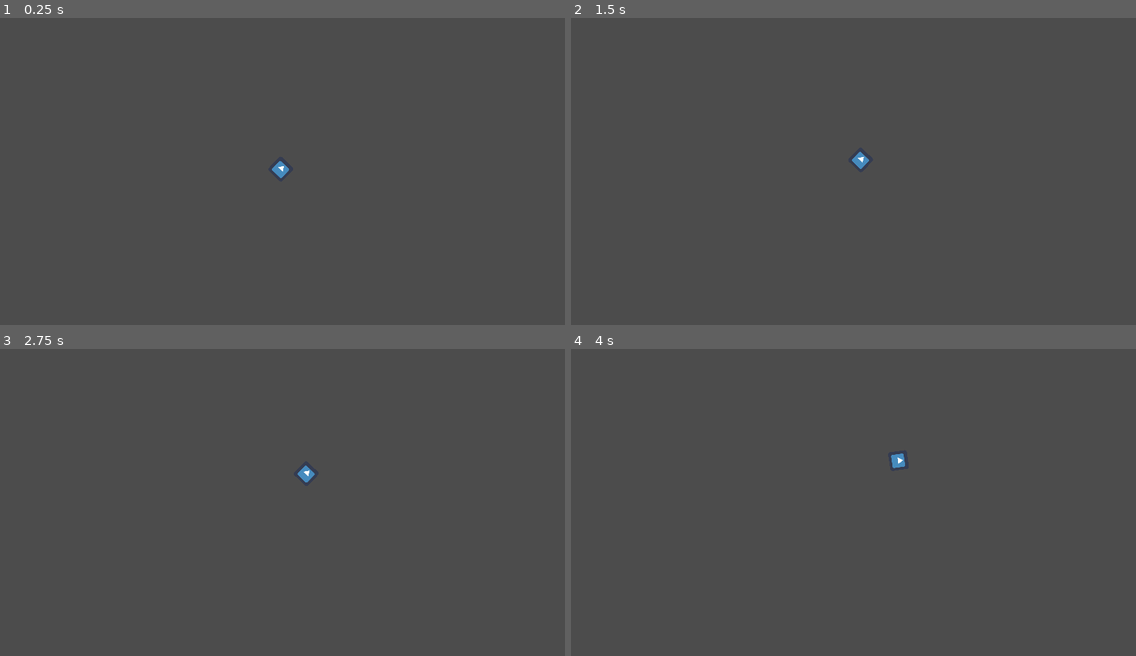
Above: before the commit, frames 1-4 (two rows, left to right).
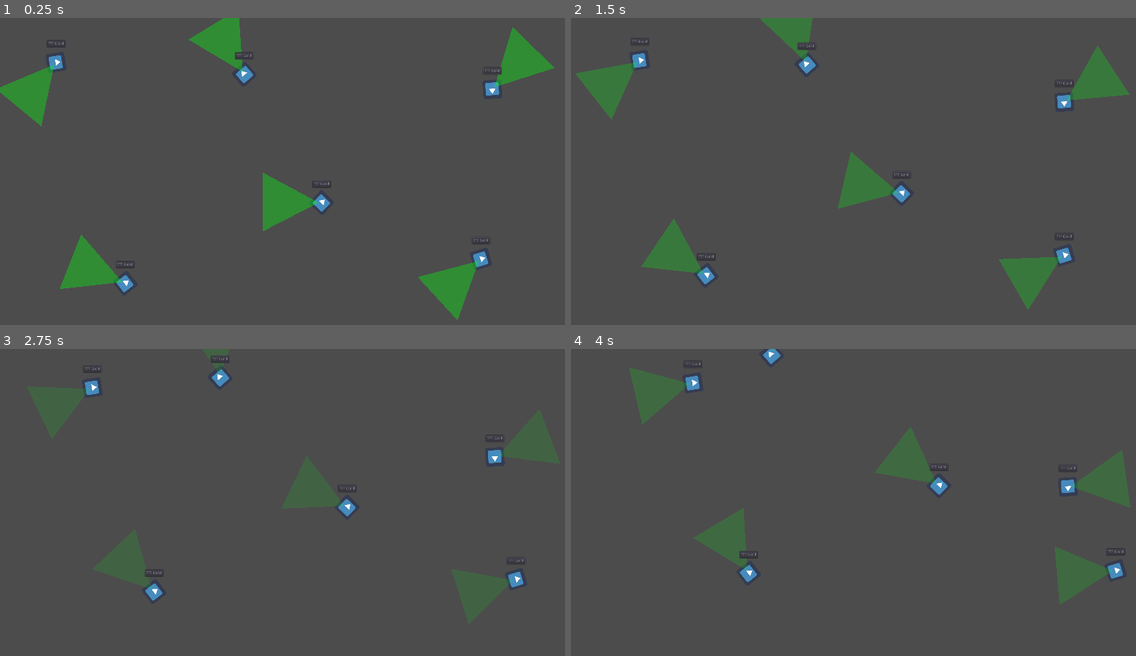
Above: after the commit, the same moments.

Repository: dekaravanhoc/3m5-gamejam9-pingelrietz
Game: Godot game, scene res://src/level/level.tscn
Two runs of this game, one before a commit and one after it. Both use one fixed random seed, a clock stepped at 60 frames per second and the inputs below. Before the commit the project starts from res://level/level.tscn. The engine's default icon, where the game draws it, is replaced by a stand-in: a white triangle on a blue panel in a dark square.
Inputs:
- Up to frame 1 (0.25 s): no input
- Up to frame 2 (1.5 s): hold Right (move_right, bound only before the commit) 0.53-1.28 s; hold S (move_down, bound only before the commit) from 1.28 s (still down)
- Up to frame 3 (2.75 s): release S (move_down, bound only before the commit) at 2.03 s; hold Right (move_right, bound only before the commit) from 2.03 s (still down)
- Up to frame 4 (4 s): release Right (move_right, bound only before the commit) at 2.78 s; hold W (move_up, bound only before the commit) 2.78-3.53 s; hold A (move_left, bound only before the commit) from 3.53 s (still down)

The runs differ from the first frame. In frame 1, 6.3% of the frame differs, in the area x 0-99%, y 0-99%; in frame 2, 6.0%; in frame 3, 0.9%; in frame 4, 5.3%.

Commit message:
finishes enemy_ship

Diff:
--- a/enemy/enemy_ship.gd
+++ /dev/null
@@ -1,18 +0,0 @@
-class_name EnemyShip
-extends Character
-
-export (float) var time_till_direction_change: float = 3.0
-
-func _ready():
-	_change_movement_direction()
-
-
-func _change_movement_direction() -> void:
-	var radius_to_turn: int = randi() % 360 + 1
-	var new_direction: Vector2 = ZERO_ROTATION_VECTOR.rotated(deg2rad(radius_to_turn))
-
-	movement_vector = new_direction
-
-	var timer: SceneTreeTimer = get_tree().create_timer(time_till_direction_change)
-
-	timer.connect("timeout", self, "_change_movement_direction")
--- a/enemy/enemy_ship.tscn
+++ /dev/null
@@ -1,16 +0,0 @@
-[gd_scene load_steps=4 format=2]
-
-[ext_resource path="res://icon.png" type="Texture" id=1]
-[ext_resource path="res://enemy/enemy_ship.gd" type="Script" id=2]
-
-[sub_resource type="CircleShape2D" id=1]
-radius = 33.0151
-
-[node name="EnemyShip" type="KinematicBody2D"]
-script = ExtResource( 2 )
-
-[node name="Sprite" type="Sprite" parent="."]
-texture = ExtResource( 1 )
-
-[node name="CollisionShape2D" type="CollisionShape2D" parent="."]
-shape = SubResource( 1 )
--- a/level/level.tscn
+++ /dev/null
@@ -1,19 +0,0 @@
-[gd_scene load_steps=2 format=2]
-
-[ext_resource path="res://enemy/enemy_ship.tscn" type="PackedScene" id=1]
-
-[node name="Level" type="Node"]
-
-[node name="WorldLayer" type="CanvasLayer" parent="."]
-layer = 0
-
-[node name="World" type="Node2D" parent="WorldLayer"]
-
-[node name="EnemyShip" parent="WorldLayer/World" instance=ExtResource( 1 )]
-position = Vector2( 953, 515 )
-
-[node name="HudLayer" type="CanvasLayer" parent="."]
-
-[node name="Hud" type="Control" parent="HudLayer"]
-margin_right = 40.0
-margin_bottom = 40.0
--- a/project.godot
+++ b/project.godot
@@ -12,12 +12,22 @@
 "base": "KinematicBody2D",
 "class": "Character",
 "language": "GDScript",
-"path": "res://character/character.gd"
+"path": "res://src/character/character.gd"
 }, {
 "base": "Character",
 "class": "EnemyShip",
 "language": "GDScript",
-"path": "res://enemy/enemy_ship.gd"
+"path": "res://src/enemy/enemy_ship.gd"
+}, {
+"base": "Reference",
+"class": "Scanner",
+"language": "GDScript",
+"path": "res://src/enemy/scanner.gd"
+}, {
+"base": "Scanner",
+"class": "ScannerLookOut",
+"language": "GDScript",
+"path": "res://src/enemy/scanner_lookout.gd"
 }, {
 "base": "Character",
 "class": "Submarine",
@@ -27,14 +37,20 @@
 _global_script_class_icons={
 "Character": "",
 "EnemyShip": "",
+"Scanner": "",
+"ScannerLookOut": "",
 "Submarine": ""
 }
 
 [application]
 
 config/name="3 M 5 -gamejam 9 -pingelrietz"
-run/main_scene="res://level/level.tscn"
+run/main_scene="res://src/level/level.tscn"
 config/icon="res://icon.png"
+
+[debug]
+
+gdscript/warnings/enable=false
 
 [display]
 
@@ -48,36 +64,12 @@
 
 common/drop_mouse_on_gui_input_disabled=true
 
-[input]
+[layer_names]
 
-move_up={
-"deadzone": 0.5,
-"events": [ Object(InputEventJoypadMotion,"resource_local_to_scene":false,"resource_name":"","device":0,"axis":1,"axis_value":-1.0,"script":null)
-, Object(InputEventKey,"resource_local_to_scene":false,"resource_name":"","device":0,"alt":false,"shift":false,"control":false,"meta":false,"command":false,"pressed":false,"scancode":0,"physical_scancode":87,"unicode":0,"echo":false,"script":null)
-, Object(InputEventKey,"resource_local_to_scene":false,"resource_name":"","device":0,"alt":false,"shift":false,"control":false,"meta":false,"command":false,"pressed":false,"scancode":0,"physical_scancode":16777232,"unicode":0,"echo":false,"script":null)
- ]
-}
-move_down={
-"deadzone": 0.5,
-"events": [ Object(InputEventJoypadMotion,"resource_local_to_scene":false,"resource_name":"","device":0,"axis":1,"axis_value":1.0,"script":null)
-, Object(InputEventKey,"resource_local_to_scene":false,"resource_name":"","device":0,"alt":false,"shift":false,"control":false,"meta":false,"command":false,"pressed":false,"scancode":0,"physical_scancode":83,"unicode":0,"echo":false,"script":null)
-, Object(InputEventKey,"resource_local_to_scene":false,"resource_name":"","device":0,"alt":false,"shift":false,"control":false,"meta":false,"command":false,"pressed":false,"scancode":0,"physical_scancode":16777234,"unicode":0,"echo":false,"script":null)
- ]
-}
-move_left={
-"deadzone": 0.5,
-"events": [ Object(InputEventJoypadMotion,"resource_local_to_scene":false,"resource_name":"","device":0,"axis":0,"axis_value":-1.0,"script":null)
-, Object(InputEventKey,"resource_local_to_scene":false,"resource_name":"","device":0,"alt":false,"shift":false,"control":false,"meta":false,"command":false,"pressed":false,"scancode":0,"physical_scancode":65,"unicode":0,"echo":false,"script":null)
-, Object(InputEventKey,"resource_local_to_scene":false,"resource_name":"","device":0,"alt":false,"shift":false,"control":false,"meta":false,"command":false,"pressed":false,"scancode":0,"physical_scancode":16777231,"unicode":0,"echo":false,"script":null)
- ]
-}
-move_right={
-"deadzone": 0.5,
-"events": [ Object(InputEventKey,"resource_local_to_scene":false,"resource_name":"","device":0,"alt":false,"shift":false,"control":false,"meta":false,"command":false,"pressed":false,"scancode":0,"physical_scancode":16777233,"unicode":0,"echo":false,"script":null)
-, Object(InputEventKey,"resource_local_to_scene":false,"resource_name":"","device":0,"alt":false,"shift":false,"control":false,"meta":false,"command":false,"pressed":false,"scancode":0,"physical_scancode":68,"unicode":0,"echo":false,"script":null)
-, Object(InputEventJoypadMotion,"resource_local_to_scene":false,"resource_name":"","device":0,"axis":0,"axis_value":1.0,"script":null)
- ]
-}
+2d_physics/layer_1="Player"
+2d_physics/layer_2="Enemy"
+2d_physics/layer_3="Shop"
+2d_physics/layer_10="Scanner"
 
 [mono]
 
--- /dev/null
+++ b/src/enemy/enemy_ship.gd
@@ -0,0 +1,53 @@
+class_name EnemyShip
+extends Character
+
+enum States {MOVE, DIE}
+
+export (float) var time_till_direction_change: float = 10.0
+export (int, 100, 100000) var min_loot: int = 100
+export (int, 100, 100000) var max_loot: int = 1000
+
+var loot: int
+
+var current_state = States.DIE
+
+onready var loot_label: Label = find_node("LootLabel")
+
+func _ready():
+	_change_movement_direction()
+
+	loot = randi() % (max_loot - min_loot) + min_loot
+	loot_label.text = "??? Gold"
+
+
+
+func _change_movement_direction() -> void:
+	var radius_to_turn: int = randi() % 360 + 1
+	var new_direction: Vector2 = ZERO_ROTATION_VECTOR.rotated(deg2rad(radius_to_turn))
+
+	movement_vector = new_direction
+
+	var timer: SceneTreeTimer = get_tree().create_timer(time_till_direction_change)
+
+	timer.connect("timeout", self, "_change_movement_direction")
+
+
+func _steal() -> int:
+	if current_state == States.MOVE:
+		_die()
+		return loot
+	return 0
+
+func _die() -> void:
+	current_state = States.DIE
+	queue_free()
+
+
+func _on_LootCheckOut_body_entered(body):
+	if body is Submarine:
+		loot_label.text = "%s Gold" % [loot]
+
+
+func _on_LootCheckOut_body_exited(body):
+	if body is Submarine:
+		loot_label.text = "??? Gold"
--- /dev/null
+++ b/src/enemy/enemy_ship.tscn
@@ -0,0 +1,47 @@
+[gd_scene load_steps=6 format=2]
+
+[ext_resource path="res://icon.png" type="Texture" id=1]
+[ext_resource path="res://src/enemy/scanner_lookout.tscn" type="PackedScene" id=2]
+[ext_resource path="res://src/enemy/enemy_ship.gd" type="Script" id=3]
+
+[sub_resource type="CircleShape2D" id=1]
+radius = 33.0151
+
+[sub_resource type="CircleShape2D" id=2]
+radius = 150.0
+
+[node name="EnemyShip" type="KinematicBody2D"]
+collision_layer = 2
+script = ExtResource( 3 )
+time_till_direction_change = 5.0
+
+[node name="Sprite" type="Sprite" parent="."]
+texture = ExtResource( 1 )
+
+[node name="CollisionShape2D" type="CollisionShape2D" parent="."]
+shape = SubResource( 1 )
+
+[node name="ScannerLookOut" parent="." instance=ExtResource( 2 )]
+
+[node name="LootCheckOut" type="Area2D" parent="."]
+collision_layer = 0
+monitorable = false
+
+[node name="CollisionShape2D" type="CollisionShape2D" parent="LootCheckOut"]
+shape = SubResource( 2 )
+
+[node name="LootLabelBackground" type="PanelContainer" parent="."]
+margin_left = -7.0
+margin_top = -77.0
+margin_right = 7.0
+margin_bottom = -49.0
+grow_horizontal = 2
+
+[node name="LootLabel" type="Label" parent="LootLabelBackground"]
+margin_left = 7.0
+margin_top = 7.0
+margin_right = 7.0
+margin_bottom = 21.0
+
+[connection signal="body_entered" from="LootCheckOut" to="." method="_on_LootCheckOut_body_entered"]
+[connection signal="body_exited" from="LootCheckOut" to="." method="_on_LootCheckOut_body_exited"]
--- /dev/null
+++ b/src/enemy/scanner.gd
@@ -0,0 +1,9 @@
+class_name Scanner
+extends Area2D
+
+func _ready():
+	pass
+
+func _on_Scanner_body_entered(body):
+	if body is Submarine:
+		body.spotted()
--- /dev/null
+++ b/src/enemy/scanner.tscn
@@ -0,0 +1,10 @@
+[gd_scene load_steps=2 format=2]
+
+[ext_resource path="res://src/enemy/scanner.gd" type="Script" id=1]
+
+[node name="Scanner" type="Area2D"]
+collision_layer = 0
+monitorable = false
+script = ExtResource( 1 )
+
+[connection signal="body_entered" from="." to="." method="_on_Scanner_body_entered"]
--- /dev/null
+++ b/src/enemy/scanner_lookout.gd
@@ -0,0 +1,22 @@
+class_name ScannerLookOut
+extends Scanner
+
+export (int, 1, 360) var rotation_speed_in_seconds: int = 10
+
+onready var scan_area_draw: Polygon2D = find_node("ScanAreaDraw")
+onready var collision_polygon: CollisionPolygon2D = find_node("CollisionPolygon2D")
+
+func _ready():
+	global_rotation_degrees = randi() % 360 + 1
+
+	scan_area_draw.polygon = collision_polygon.polygon
+
+	var tween: SceneTreeTween = create_tween().chain().set_loops()
+
+	tween.tween_property(scan_area_draw, "color:a", 0.1, 3)
+	tween.tween_property(scan_area_draw, "color:a", 0.3, 3)
+
+
+func _physics_process(delta):
+
+	global_rotation = global_rotation + deg2rad(rotation_speed_in_seconds) * delta
--- /dev/null
+++ b/src/enemy/scanner_lookout.tscn
@@ -0,0 +1,14 @@
+[gd_scene load_steps=3 format=2]
+
+[ext_resource path="res://src/enemy/scanner.tscn" type="PackedScene" id=1]
+[ext_resource path="res://src/enemy/scanner_lookout.gd" type="Script" id=2]
+
+[node name="ScannerLookOut" instance=ExtResource( 1 )]
+script = ExtResource( 2 )
+rotation_speed_in_seconds = 10
+
+[node name="CollisionPolygon2D" type="CollisionPolygon2D" parent="." index="0"]
+polygon = PoolVector2Array( 0, -10, -100, -200, 100, -200 )
+
+[node name="ScanAreaDraw" type="Polygon2D" parent="." index="1"]
+color = Color( 0, 1, 0.0392157, 0.388235 )
--- /dev/null
+++ b/src/level/level.tscn
@@ -0,0 +1,34 @@
+[gd_scene load_steps=2 format=2]
+
+[ext_resource path="res://src/enemy/enemy_ship.tscn" type="PackedScene" id=1]
+
+[node name="Level" type="Node"]
+
+[node name="WorldLayer" type="CanvasLayer" parent="."]
+layer = 0
+
+[node name="World" type="Node2D" parent="WorldLayer"]
+
+[node name="EnemyShip" parent="WorldLayer/World" instance=ExtResource( 1 )]
+position = Vector2( 1092, 629 )
+
+[node name="EnemyShip2" parent="WorldLayer/World" instance=ExtResource( 1 )]
+position = Vector2( 831, 193 )
+
+[node name="EnemyShip3" parent="WorldLayer/World" instance=ExtResource( 1 )]
+position = Vector2( 1633, 820 )
+
+[node name="EnemyShip4" parent="WorldLayer/World" instance=ExtResource( 1 )]
+position = Vector2( 424, 903 )
+
+[node name="EnemyShip5" parent="WorldLayer/World" instance=ExtResource( 1 )]
+position = Vector2( 1673, 241 )
+
+[node name="EnemyShip6" parent="WorldLayer/World" instance=ExtResource( 1 )]
+position = Vector2( 189, 151 )
+
+[node name="HudLayer" type="CanvasLayer" parent="."]
+
+[node name="Hud" type="Control" parent="HudLayer"]
+margin_right = 40.0
+margin_bottom = 40.0
Renamed: character/character.gd -> src/character/character.gd
